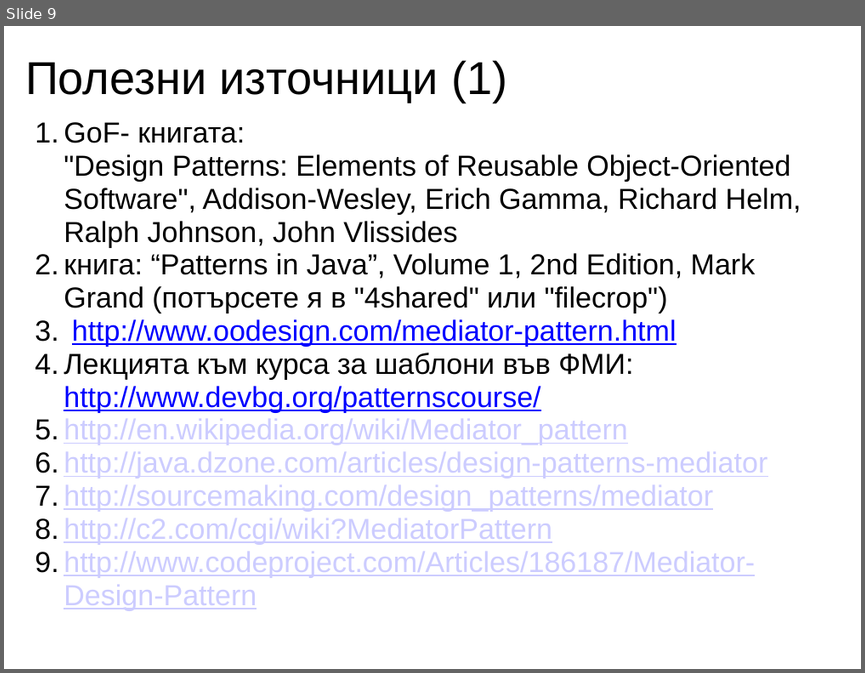
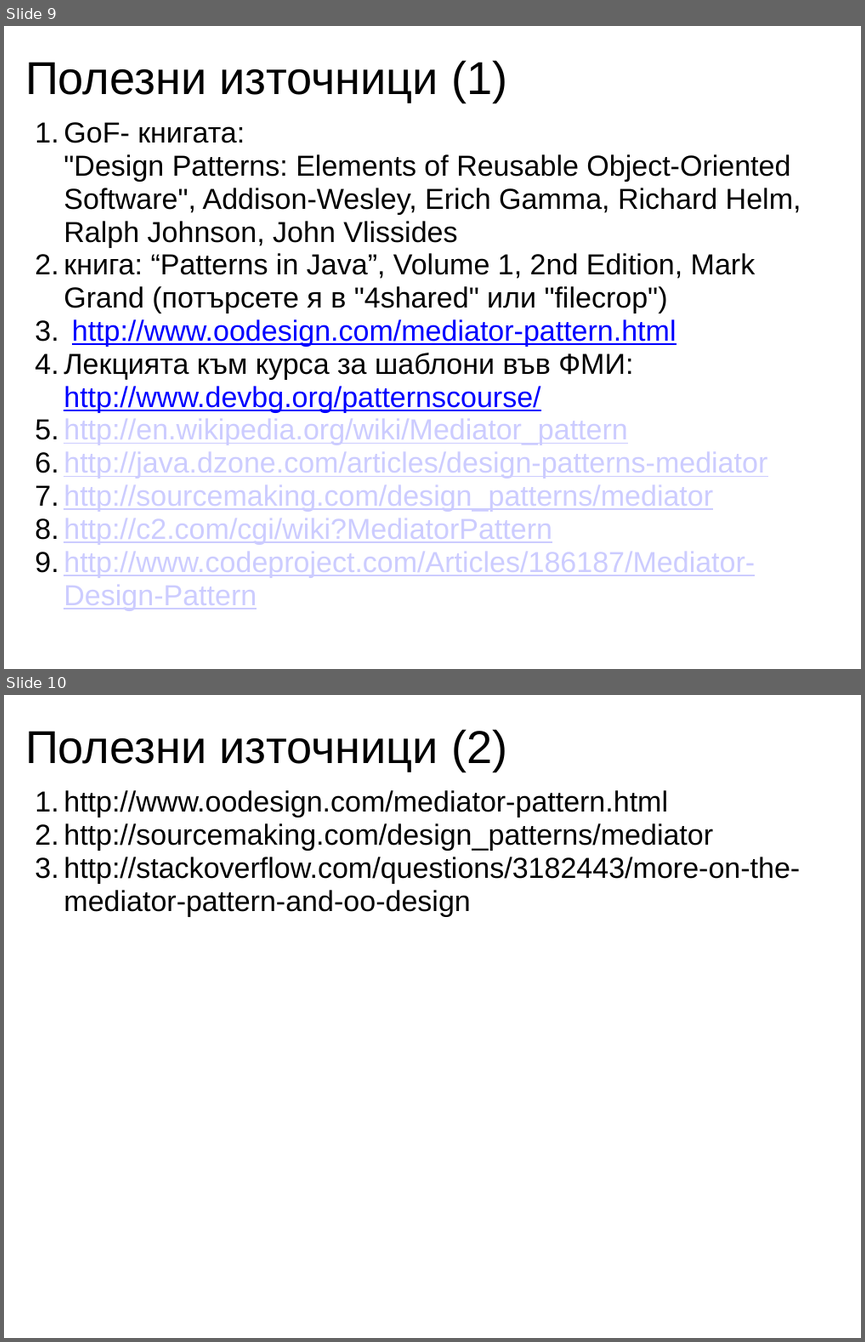
Before and after one commit to nikolaiweselinow/design-patterns-book, a slide deck: resources/Chapter-22-Mediator/Chapter-22-Mediator-Presentation.ppt. Shown one above the other, each under a label of ours: slide 9 before the commit, slides 9 and 10 after it. The pictures are 865x673 and 865x1342 pixels, drawn with LibreOffice and Linux fonts; fonts in the diff are those of the drawing. Boxes give left, top, right and bottom in pixels: in the first picture for what was removed or moved away, otherwise in the second. Text is boxed around its words. In the diff, an @@ line names an element or a change of style, - is before the commit and + after.

Commit message:
1) PPT was updated (few more links were added) 2) TXT file was added (it contains RAW information about the Mediator pattern) 3) EXCEL file was added. It contains detailed chapter plan. 4) Some mediator diagrams, that might come in handy.

```diff
--- a/resources/Chapter-22-Mediator/Chapter-22-Mediator-Presentation.ppt
+++ b/resources/Chapter-22-Mediator/Chapter-22-Mediator-Presentation.ppt
@@ slide 10 added at bbox=[4, 695, 861, 1338], background #FFFFFF @@
@@ title added at bbox=[25, 729, 507, 771], 43 pt, text #000000 @@
+Полезни източници (2)
@@ text added at bbox=[64, 790, 800, 916], 27 pt, text #000000 @@
+  1. http://www.oodesign.com/mediator-pattern.html
+  2. http://sourcemaking.com/design_patterns/mediator
+  3. http://stackoverflow.com/questions/3182443/more-on-the-mediator-pattern-and-oo-design
```
Also in this commit, not shown: 1 slide changed, 4 other files.
